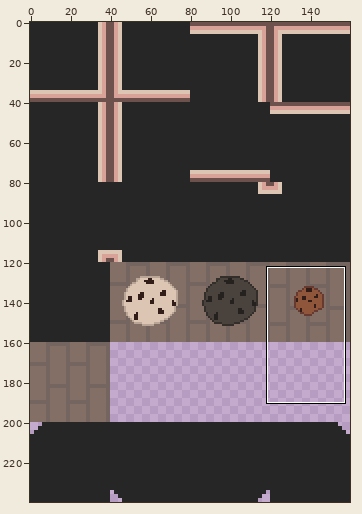
One commit to this pixel-art file: aseprite/char/house.tileset.aseprite. The first picture is a wide view before the edit; the outline marks the close-up.
Close-up. Before the edit:
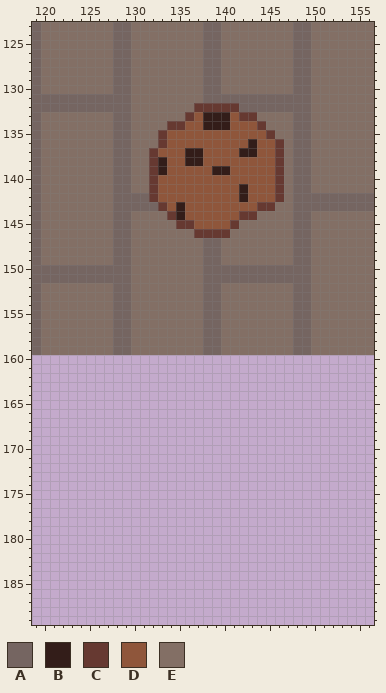
160x240 pixels, 1 frame. Shown: x 119..156, y 123..189.
Visible layers, top first: "cookie", "actual".
Palette (. is transparent): A #756561  B #331d19  C #663931  D #8f563b  E #836f65
Pixels before (only the part around the change), first column x 121:
123 EEEEEEEAAEEEEEEEEAAEEEEEEEEAAEEEEEEE
124 EEEEEEEAAEEEEEEEEAAEEEEEEEEAAEEEEEEE
125 EEEEEEEAAEEEEEEEEAAEEEEEEEEAAEEEEEEE
126 EEEEEEEAAEEEEEEEEAAEEEEEEEEAAEEEEEEE
127 EEEEEEEAAEEEEEEEEAAEEEEEEEEAAEEEEEEE
128 EEEEEEEAAEEEEEEEEAAEEEEEEEEAAEEEEEEE
129 EEEEEEEAAEEEEEEEEAAEEEEEEEEAAEEEEEEE
130 EEEEEEEAAEEEEEEEEAAEEEEEEEEAAEEEEEEE
131 AAAAAAAAAEEEEEEEEAAAAAAAAAAAAEEEEEEE
132 AAAAAAAAAEEEEEEECCCCCAAAAAAAAEEEEEEE
133 EEEEEEEAAEEEEEECDBBBDCCEEEEAAEEEEEEE
134 EEEEEEEAAEEEECCDDBBBDDDCEEEAAEEEEEEE
135 EEEEEEEAAEEECDDDDDDDDDDDCEEAAEEEEEEE
136 EEEEEEEAAEEECDDDDDDDDDBDDCEAAEEEEEEE
137 EEEEEEEAAEECDDDBBDDDDBBDDCEAAEEEEEEE
138 EEEEEEEAAEECBDDBBDDDDDDDDCEAAEEEEEEE
139 EEEEEEEAAEECBDDDDDBBDDDDDCEAAEEEEEEE
140 EEEEEEEAAEECDDDDDDDDDDDDDCEAAEEEEEEE
141 EEEEEEEAAEECDDDDDDDDDBDDDCEAAEEEEEEE
142 EEEEEEEAAAACDDDDDDDDDBDDDCEAAAAAAAAA
143 EEEEEEEAAAAACDBDDDDDDDDCCEEAAAAAAAAA
144 EEEEEEEAAEEEECBDDDDDDCCEEEEAAEEEEEEE
145 EEEEEEEAAEEEEECCDDDDCEEEEEEAAEEEEEEE
146 EEEEEEEAAEEEEEEECCCCEEEEEEEAAEEEEEEE
147 EEEEEEEAAEEEEEEEEAAEEEEEEEEAAEEEEEEE
148 EEEEEEEAAEEEEEEEEAAEEEEEEEEAAEEEEEEE
149 EEEEEEEAAEEEEEEEEAAEEEEEEEEAAEEEEEEE
150 AAAAAAAAAEEEEEEEEAAAAAAAAAAAAEEEEEEE
151 AAAAAAAAAEEEEEEEEAAAAAAAAAAAAEEEEEEE
152 EEEEEEEAAEEEEEEEEAAEEEEEEEEAAEEEEEEE
153 EEEEEEEAAEEEEEEEEAAEEEEEEEEAAEEEEEEE
154 EEEEEEEAAEEEEEEEEAAEEEEEEEEAAEEEEEEE
155 EEEEEEEAAEEEEEEEEAAEEEEEEEEAAEEEEEEE
156 EEEEEEEAAEEEEEEEEAAEEEEEEEEAAEEEEEEE
157 EEEEEEEAAEEEEEEEEAAEEEEEEEEAAEEEEEEE
158 EEEEEEEAAEEEEEEEEAAEEEEEEEEAAEEEEEEE
159 EEEEEEEAAEEEEEEEEAAEEEEEEEEAAEEEEEEE
160 ....................................
161 ....................................
162 ....................................
163 ....................................
164 ....................................
165 ....................................
166 ....................................
167 ....................................
168 ....................................
169 ....................................
170 ....................................
171 ....................................
172 ....................................
173 ....................................
174 ....................................
175 ....................................
176 ....................................
177 ....................................
178 ....................................
179 ....................................
180 ....................................
181 ....................................
182 ....................................
183 ....................................
184 ....................................
185 ....................................
186 ....................................
187 ....................................
188 ....................................
189 ....................................
Now the later version:
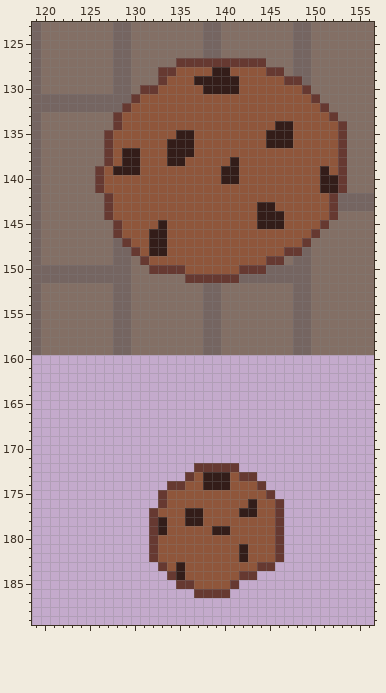
Log entry: ase: charset
Diff:
Changed rows in their new state; - is an unchanged pixel.
Layer "cookie":
first column x 126:
127 ---------CCCCCCCCCC---------
128 -------CCDDDDBBDDDDCC-------
129 -------CDDDBBBBBDDDDDCC-----
130 -----CCDDDDDBBBBDDDDDDDC----
131 ----CDDDDDDDDDDDDDDDDDDDC---
132 ---CDDDDDDDDDDDDDDDDDDDDDC--
133 --CDDDDDDDD-DDD-DDDDDDDDDDC-
134 --CDDDDDDD--DDD---DDBBDDDDDC
135 -CDDDDDD-BB--------BBBDDDDDC
136 -CDDDDDDBBB------D-BBBDDDDDC
137 -CDBBDD-BB-D----DD--DDDDDDDC
138 -CDBBDDDBBDD---B----DDDDDDDC
139 CDBBBDDD-----D-B----DDDDDBDC
140 CDDDDDD-------BB----DDDDDBBC
141 CDDDDDD---------D---DDDDDBBC
142 -CDDDDD---------D---DDDDDDC-
143 -CDDDDDD-D--------BBDDDDDDC-
144 -CDDDDDDDD------DDBBBDDDDDC-
145 --CDDDDBDDD----DDDBBBDDDDC--
146 --CDDDBBDDDDDDDDDDDDDDDDC---
147 ---CDDBBDDDDDDDDDDDDDDDC----
148 ----CDBBDDDDDDDDDDDDDCC-----
149 -----CDDDDDDDDDDDDDCC-------
150 ------CCCCDDDDDDCCC---------
151 ----------CCCCCC------------
first column x 132:
172 -----CCCCC-----
173 ----CDBBBDCC---
174 --CCDDBBBDDDC--
175 -CDDDDDDDDDDDC-
176 -CDDDDDDDDDBDDC
177 CDDDBBDDDDBBDDC
178 CBDDBBDDDDDDDDC
179 CBDDDDDBBDDDDDC
180 CDDDDDDDDDDDDDC
181 CDDDDDDDDDBDDDC
182 CDDDDDDDDDBDDDC
183 -CDBDDDDDDDDCC-
184 --CBDDDDDDCC---
185 ---CCDDDDC-----
186 -----CCCC------
Where, in picture pixels (left, top, right, bottom), the same in both close-ups:
changed: (95, 58, 347, 283)
added: (149, 463, 284, 598)
